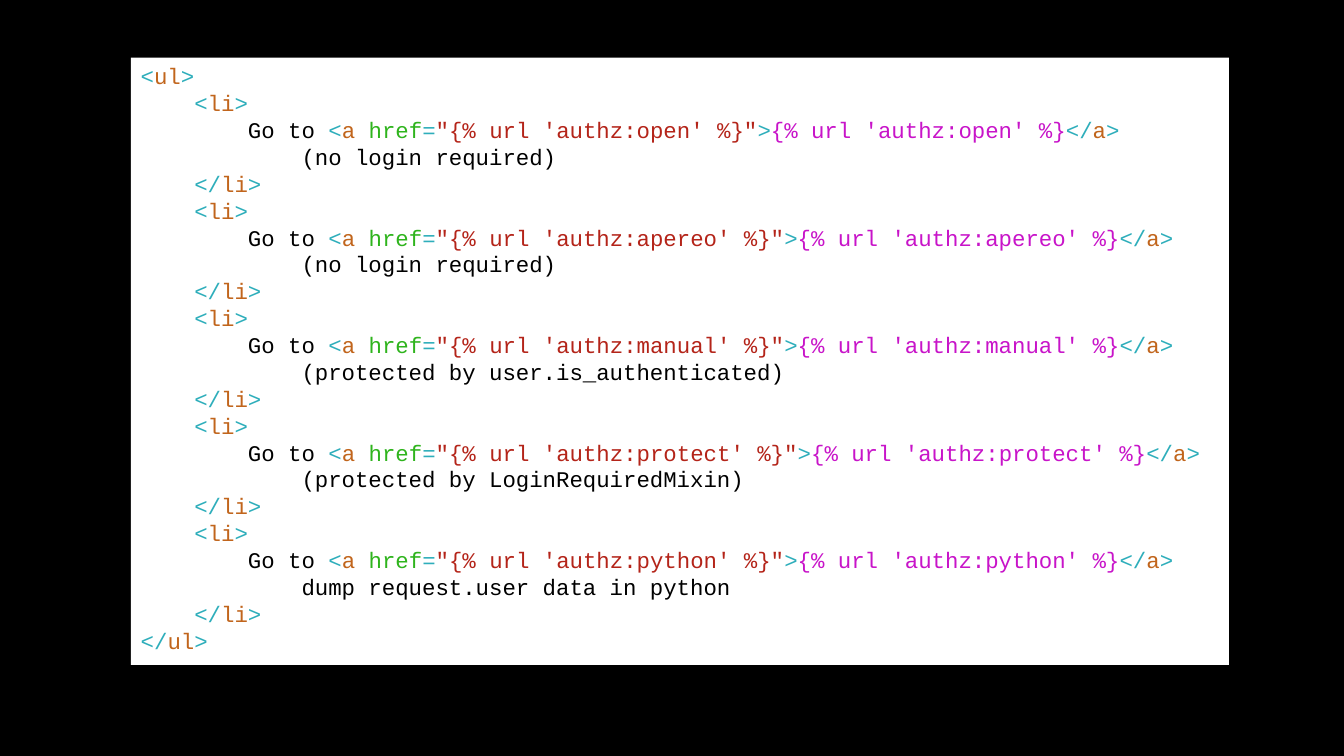
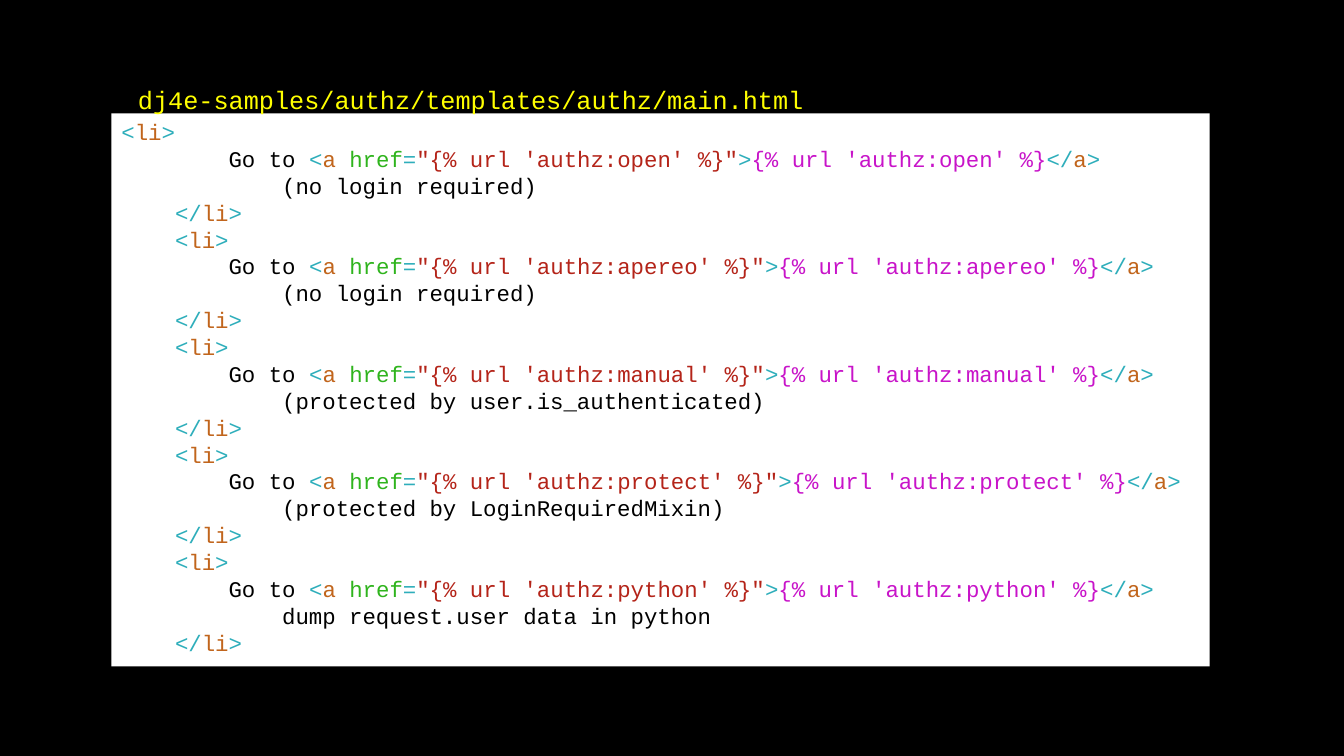
Before and after one commit to csev/dj4e, a slide deck: slide 13 of lectures/DJ-08-Login.pptx (slide 15 before the commit). Drawn at 1344x756 pixels with LibreOffice and Linux fonts; fonts in the diff are those of the drawing. Boxes give left, top, right and bottom in pixels: in the first picture for what was removed or moved away, otherwise in the second. Text is boxed around its words. In the diff, an @@ line names an element or a change of style, - is before the commit and + after.

```diff
--- a/lectures/DJ-08-Login.pptx
+++ b/lectures/DJ-08-Login.pptx
@@ text in rectangle at bbox=[141, 68, 195, 85]: paragraph removed @@
-<ul>
@@ rectangle "<li>": place and size @@
-rectangle "<li>" at bbox=[131, 57, 1229, 664]
+rectangle "<li>" at bbox=[112, 113, 1210, 666]
@@ text added at bbox=[138, 91, 803, 118], 18 pt, text #FFFF00 @@
+dj4e-samples/authz/templates/authz/main.html
@@ text in rectangle at bbox=[141, 632, 208, 650]: paragraph removed @@
-</ul>
```
Also in this commit, not shown: 3 other slides changed, 1 slide removed.
